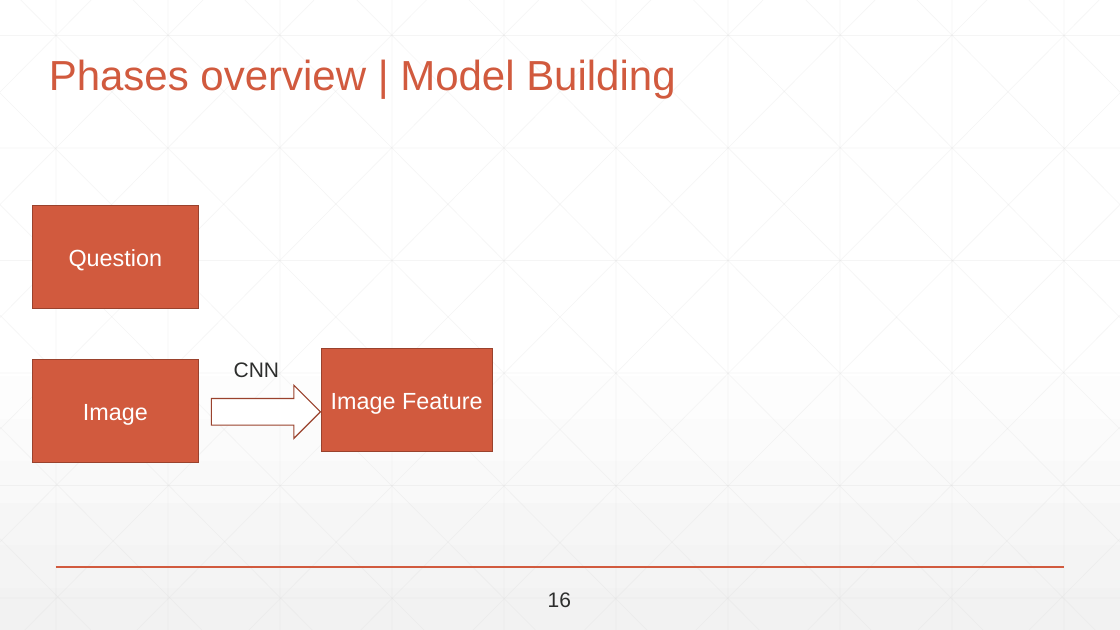
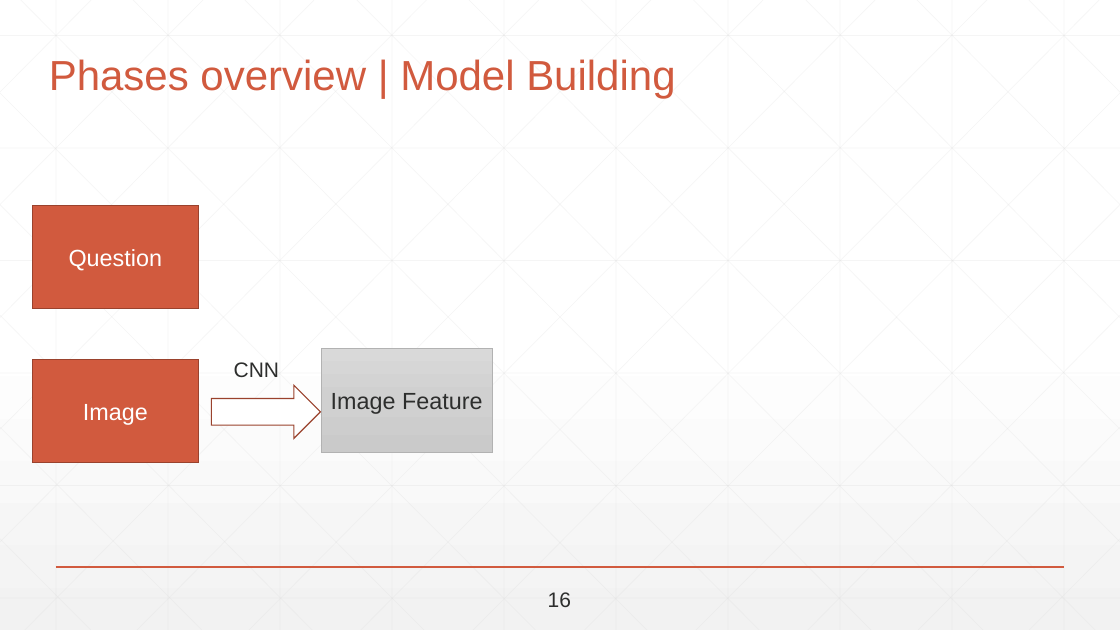
Before and after one commit to abdallahshaaban/Visual-Question-Answering, a slide deck: slide 20 of Second Seminar/Visual-QA Second Seminar.pptx (slide 23 before the commit). Drawn at 1120x630 pixels with LibreOffice and Linux fonts; fonts in the diff are those of the drawing. Boxes give left, top, right and bottom in pixels: in the first picture for what was removed or moved away, otherwise in the second. Text is boxed around its words. In the diff, an @@ line names an element or a change of style, - is before the commit and + after.

```diff
--- a/Second Seminar/Visual-QA Second Seminar.pptx
+++ b/Second Seminar/Visual-QA Second Seminar.pptx
@@ rectangle "Image Feature" at bbox=[321, 349, 492, 452]: text colour #FFFFFF to #2D2E2D; fill #D15A3E to gradient #DADADA to #D0D0D0 to #CACACA; outline #9B432E 1 pt to #B2B2B2 0.5 pt @@
```
Also in this commit, not shown: 12 other slides changed, 22 slides added, 5 slides removed, 1 other file.
